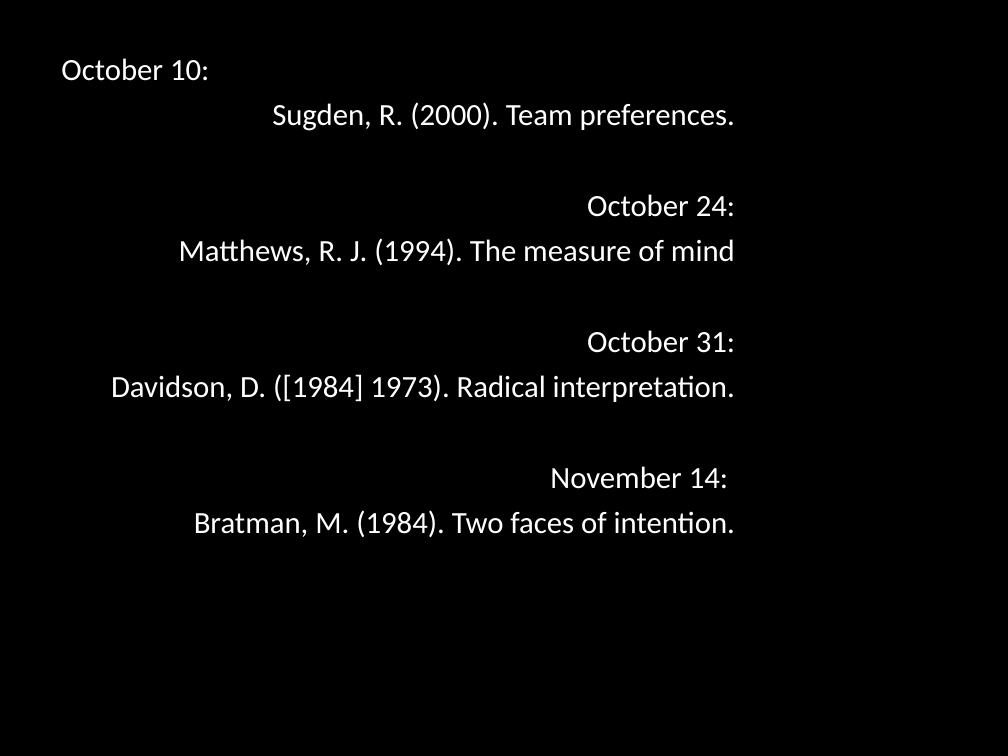
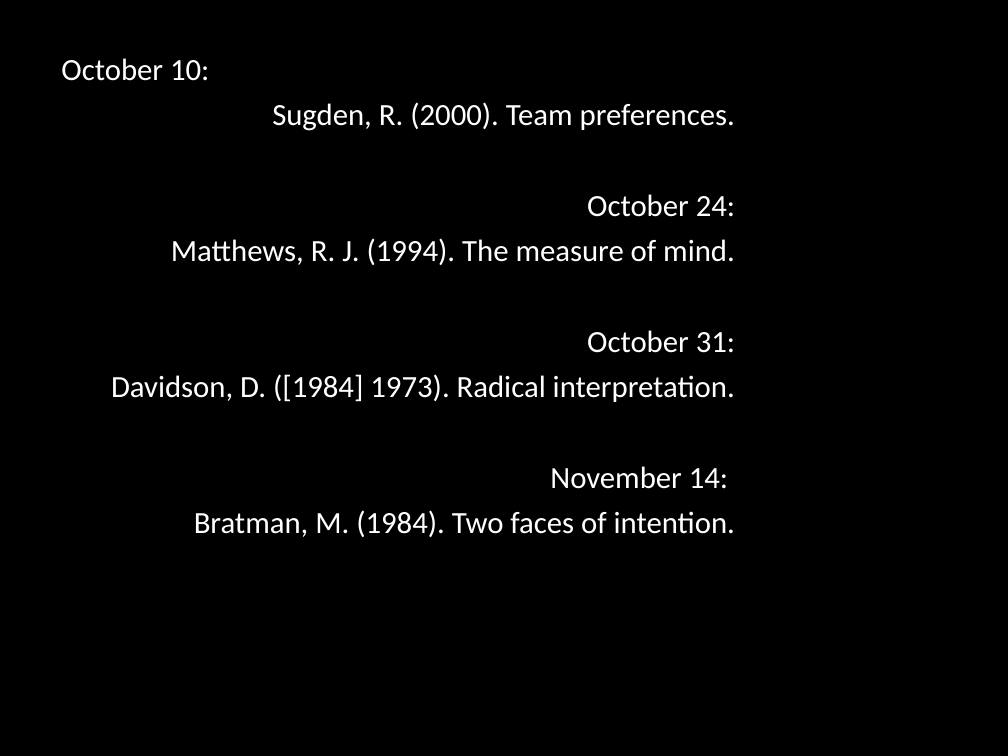
Before and after one commit to butterfill/lecture_mindreading_joint_action_philosophical_tools, a slide deck: slide 18 of lecture01/lecture01.ppt.pptx. Drawn at 1008x756 pixels with LibreOffice and Linux fonts; fonts in the diff are those of the drawing. Boxes give left, top, right and bottom in pixels: in the first picture for what was removed or moved away, otherwise in the second. Text is boxed around its words. In the diff, an @@ line names an element or a change of style, - is before the commit and + after.

```diff
--- a/lecture01/lecture01.ppt.pptx
+++ b/lecture01/lecture01.ppt.pptx
@@ text at <box>171,238,735,265</box>: text changed @@
-Matthews, R. J. (1994). The measure of mind
+Matthews, R. J. (1994). The measure of mind.
```
Also in this commit, not shown: 10 other files.
